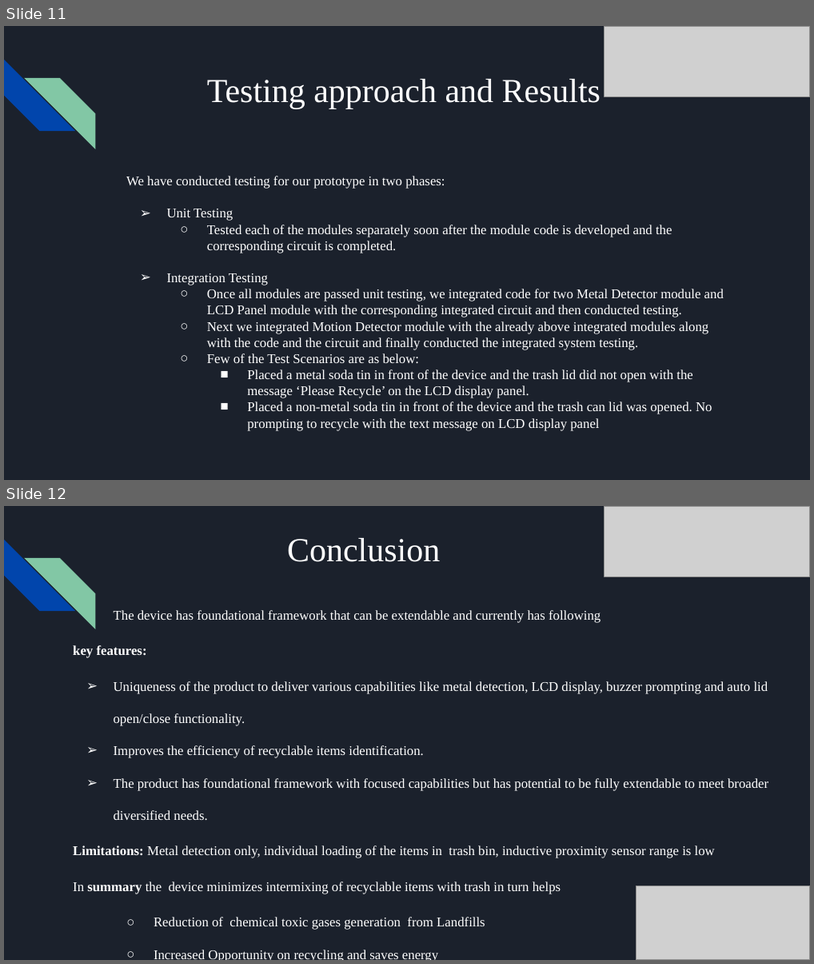
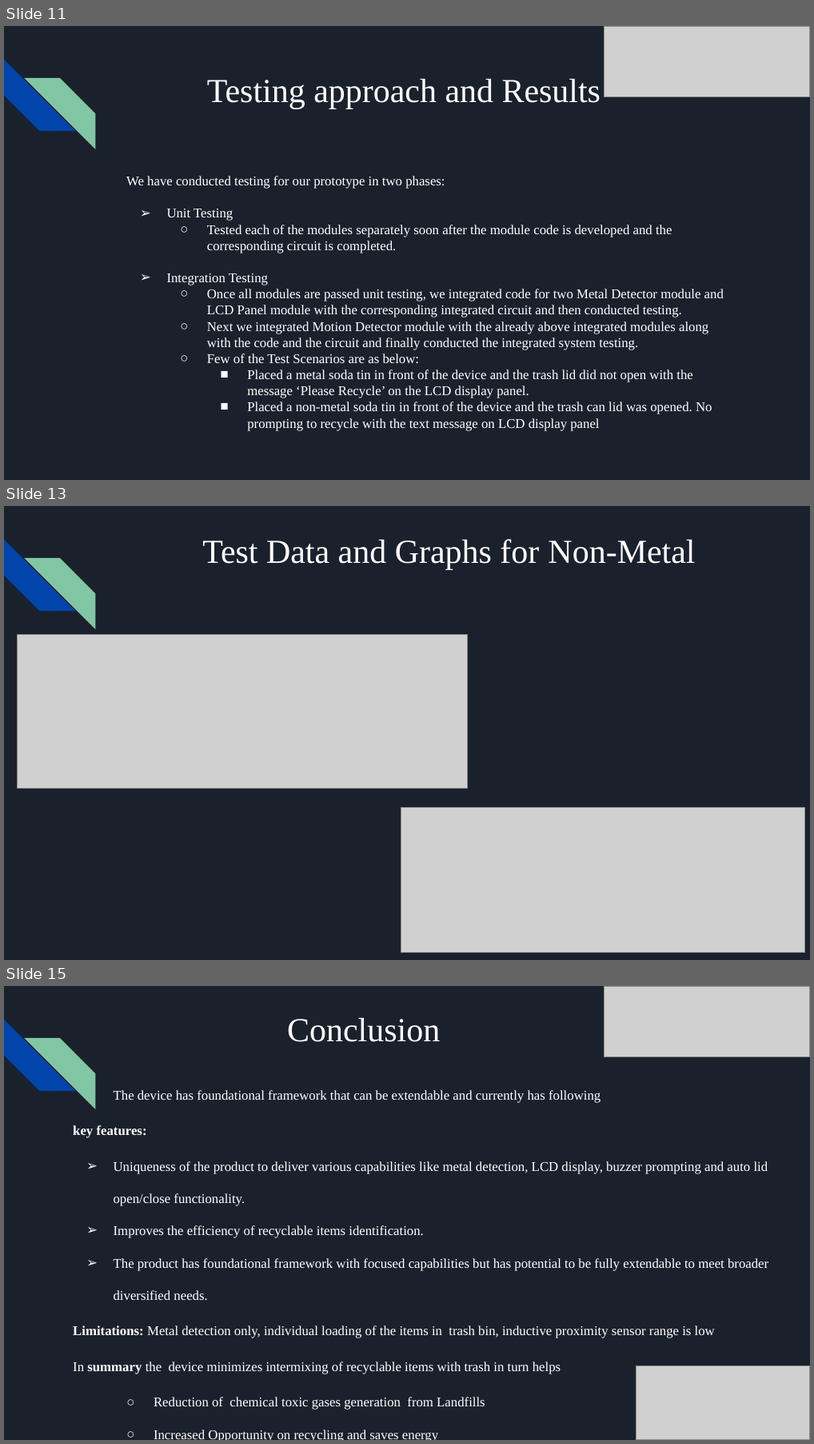
Before and after one commit to theroboknights/r3, a slide deck: presentations/R3 Technical Presentation.pptx. Shown one above the other, each under a label of ours: slides 11 and 12 before the commit, slides 11, 13 and 15 after it; the slides between them are not shown. The pictures are 814x964 and 814x1444 pixels, drawn with LibreOffice and Linux fonts; fonts in the diff are those of the drawing; grey boxes stand for pictures. Boxes give left, top, right and bottom in pixels: in the first picture for what was removed or moved away, otherwise in the second. Text is boxed around its words. In the diff, an @@ line names an element or a change of style, - is before the commit and + after.

```diff
--- a/presentations/R3 Technical Presentation.pptx
+++ b/presentations/R3 Technical Presentation.pptx
@@ slide 13 added at (4, 506, 810, 960), background #1B212C; not listed: 2 template elements that a slide beside it also shows @@
@@ title added at (202, 539, 695, 569), 30 pt, text #FFFFFF @@
+Test Data and Graphs for Non-Metal
@@ picture added at (18, 635, 468, 788) @@
@@ picture added at (402, 807, 806, 952) @@
@@ what was slide 12 is now slide 15 @@
```
Also in this commit, not shown: 4 slides changed, 3 other slides added, 1 slide removed.
